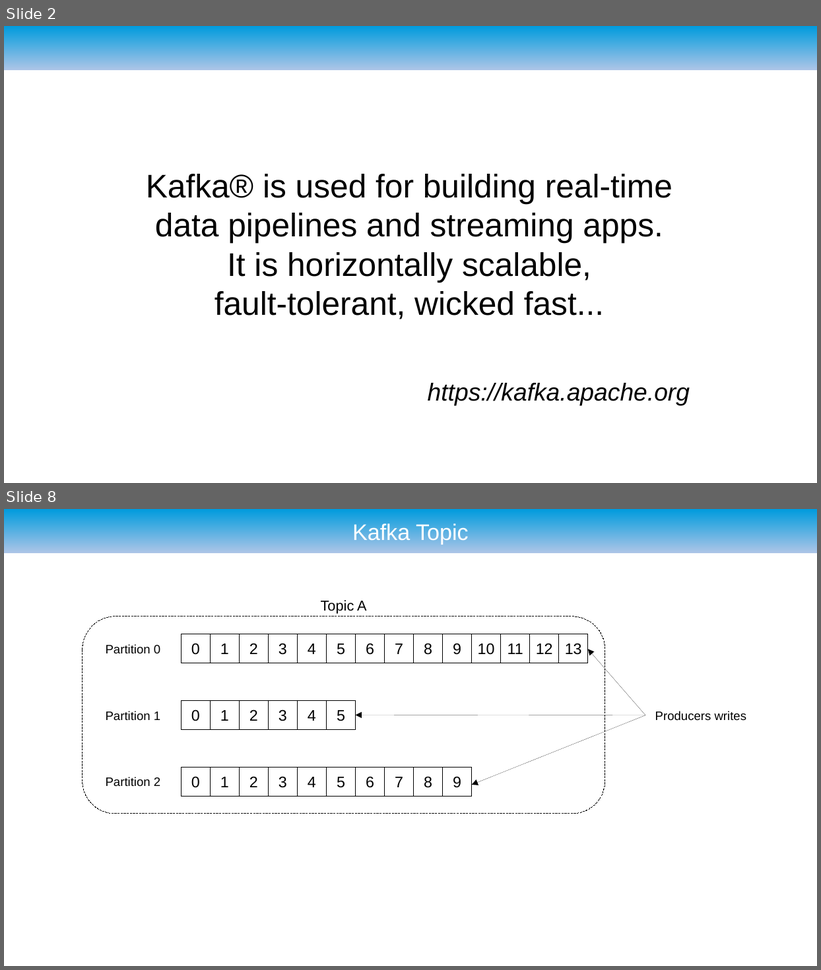
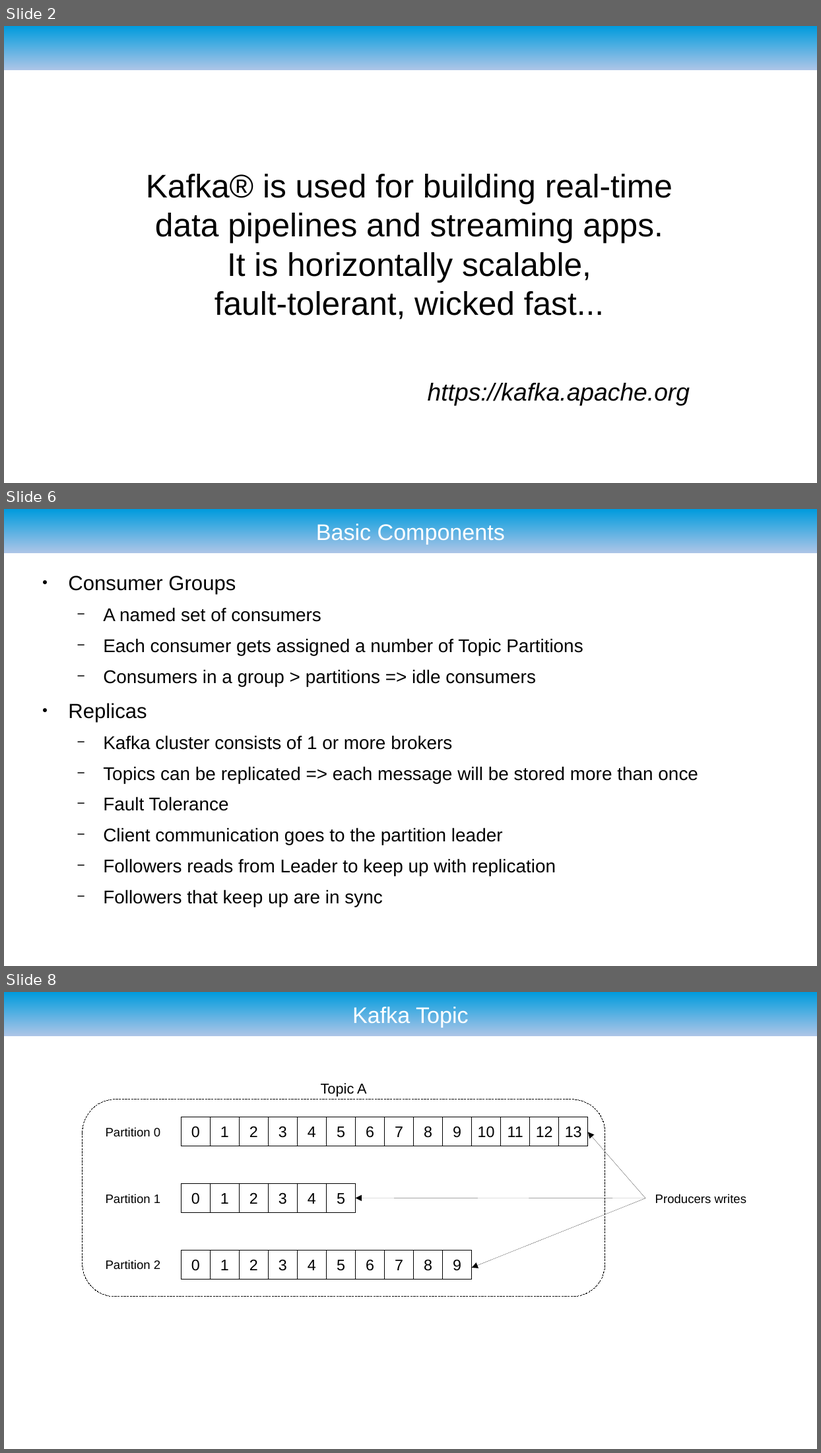
Before and after one commit to ryzlab/kafka-kompetensdag, a slide deck: doc/presentation.odp. Shown one above the other, each under a label of ours: slides 2 and 8 before the commit, slides 2, 6 and 8 after it; the slides between them are not shown. The pictures are 821x970 and 821x1453 pixels, drawn with LibreOffice and Linux fonts; fonts in the diff are those of the drawing; background and template pictures are left out. Boxes give left, top, right and bottom in pixels: in the first picture for what was removed or moved away, otherwise in the second. Text is boxed around its words. In the diff, an @@ line names an element or a change of style, - is before the commit and + after.

Commit message:
Added documentation. Reverted multiple Kafka listeners in docker file

```diff
--- a/doc/presentation.odp
+++ b/doc/presentation.odp
@@ slide 6 added at (4, 509, 817, 966), background #FFFFFF; not listed: 1 template element that a slide beside it also shows @@
@@ title added at (316, 522, 505, 544), 22 pt, text #FFFFFF @@
+Basic Components
@@ text added at (68, 576, 698, 907), 18 pt, text #000000 @@
+● Consumer Groups
+  − A named set of consumers
+  − Each consumer gets assigned a number of Topic Partitions
+  − Consumers in a group > partitions => idle consumers
+● Replicas
+  − Kafka cluster consists of 1 or more brokers
+  − Topics can be replicated => each message will be stored more than once
+  − Fault Tolerance
+  − Client communication goes to the partition leader
+  − Followers reads from Leader to keep up with replication
+  − Followers that keep up are in sync
```
Also in this commit, not shown: 8 slides changed, 4 other slides added, 3 slides removed, 6 other files.
